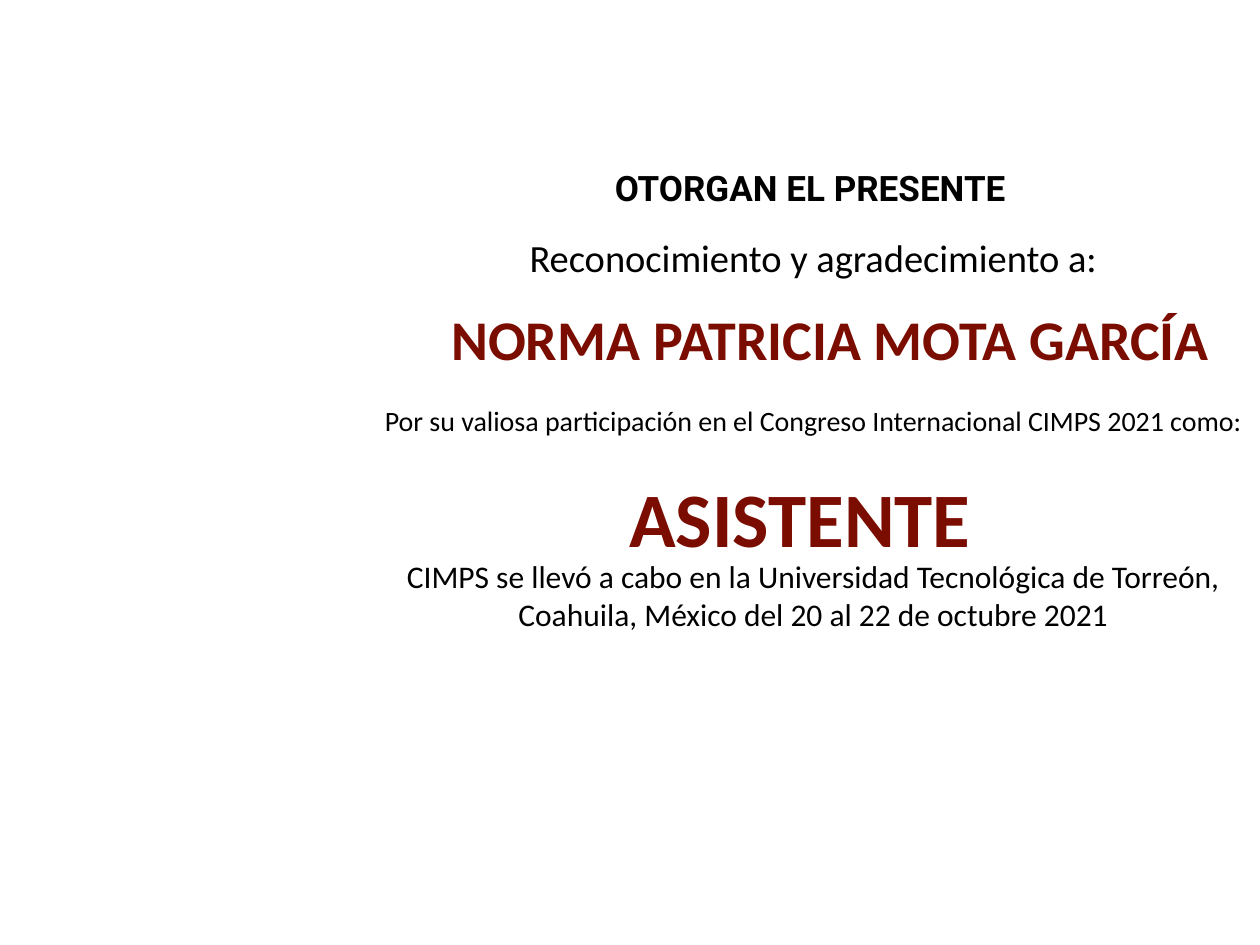
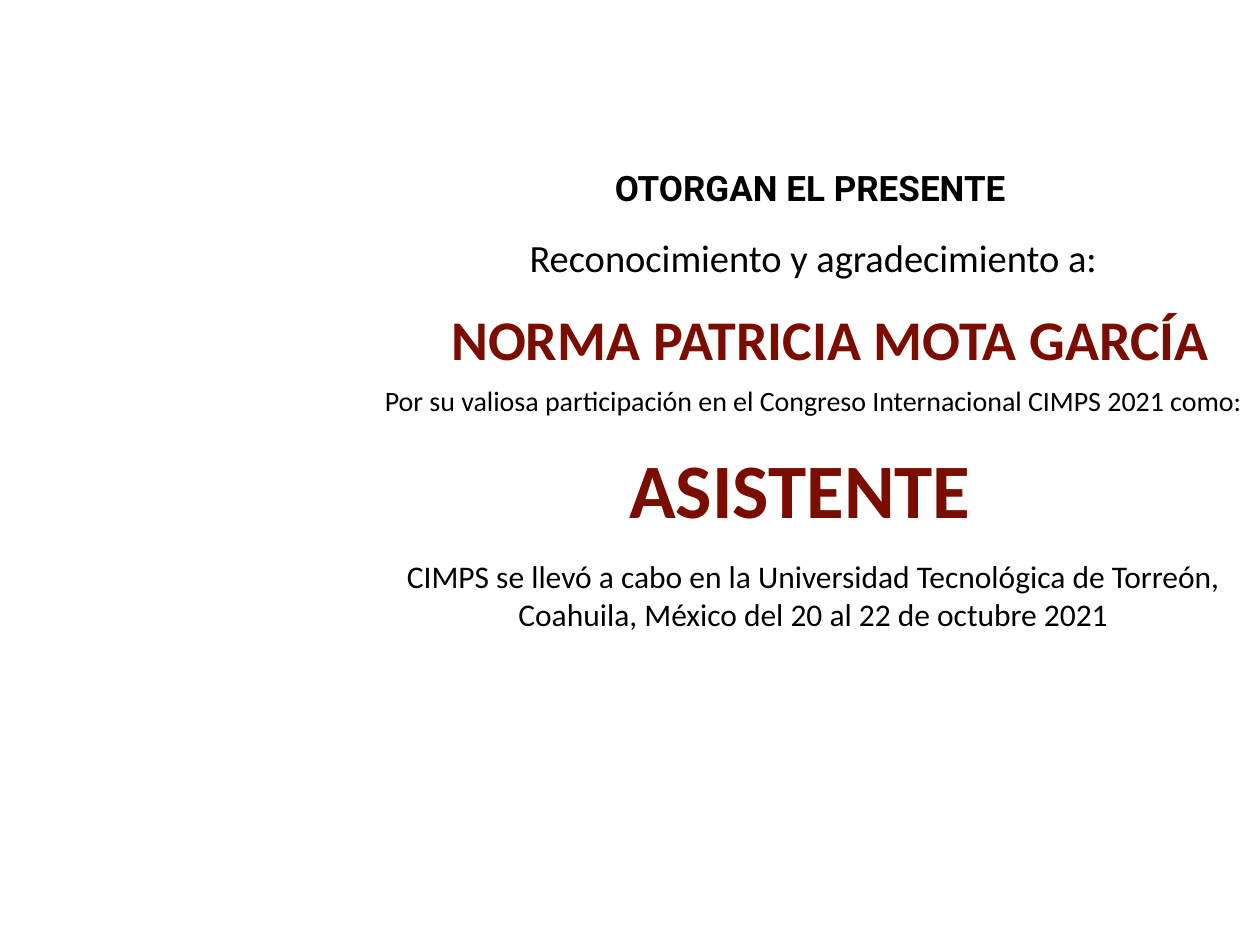
Before and after one commit to Master-Git-Hack/CIMPS, a slide deck: slide 1 of src/templates/certificate.pptx. Drawn at 1260x945 pixels with LibreOffice and Linux fonts; fonts in the diff are those of the drawing; background and template pictures are left out. Boxes give left, top, right and bottom in pixels: in the first picture for what was removed or moved away, otherwise in the second. Text is boxed around its words. In the diff, an @@ line names an element or a change of style, - is before the commit and + after.

```diff
--- a/src/templates/certificate.pptx
+++ b/src/templates/certificate.pptx
@@ text "Por su valiosa participación en ...": place and size @@
-text "Por su valiosa participación en ..." at [385,411,1241,436]
+text "Por su valiosa participación en ..." at [385,391,1241,416]
@@ text "ASISTENTE": place and size @@
-text "ASISTENTE" at [629,496,970,548]
+text "ASISTENTE" at [629,467,970,519]
```
Also in this commit, not shown: 6 other files.
